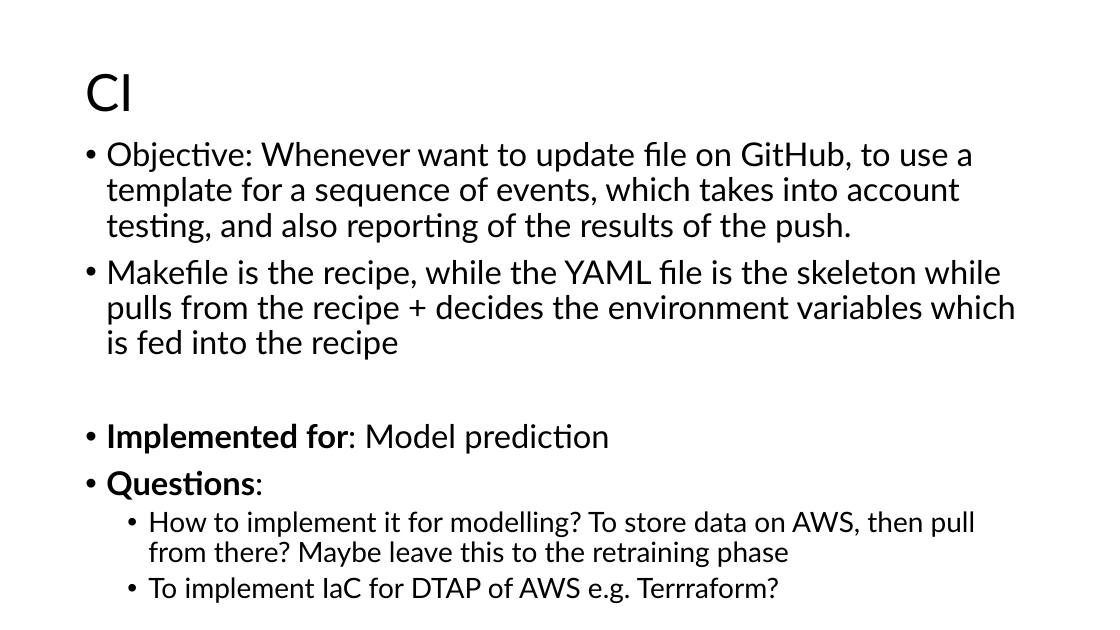
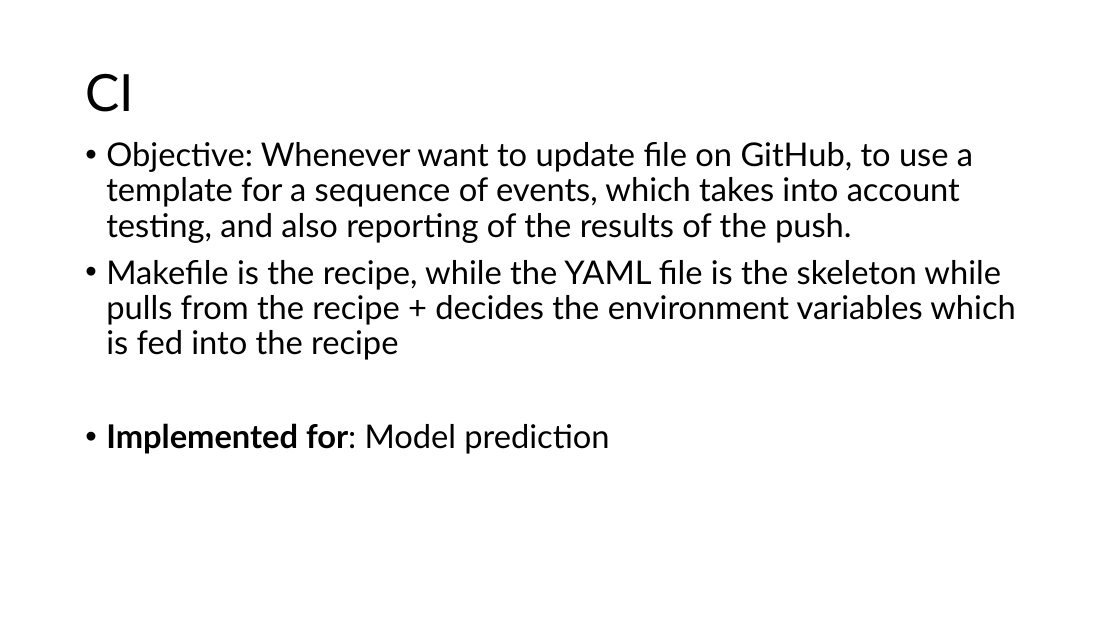
Before and after one commit to ziyu-toh/hdb-resale-prediction, a slide deck: slide 5 of docs/Architecture Overview.pptx (slide 6 before the commit). Drawn at 1120x630 pixels with LibreOffice and Linux fonts; fonts in the diff are those of the drawing. Boxes give left, top, right and bottom in pixels: in the first picture for what was removed or moved away, otherwise in the second. Text is boxed around its words. In the diff, an @@ line names an element or a change of style, - is before the commit and + after.

```diff
--- a/docs/Architecture Overview.pptx
+++ b/docs/Architecture Overview.pptx
@@ text at bbox=[106, 470, 975, 603]: paragraphs removed @@
-• Questions:
-  • How to implement it for modelling? To store data on AWS, then pull from there? Maybe leave this to the retraining phase
-  • To implement IaC for DTAP of AWS e.g. Terrraform?
```
Also in this commit, not shown: 5 other slides changed, 2 slides added, 2 slides removed, 4 other files.
